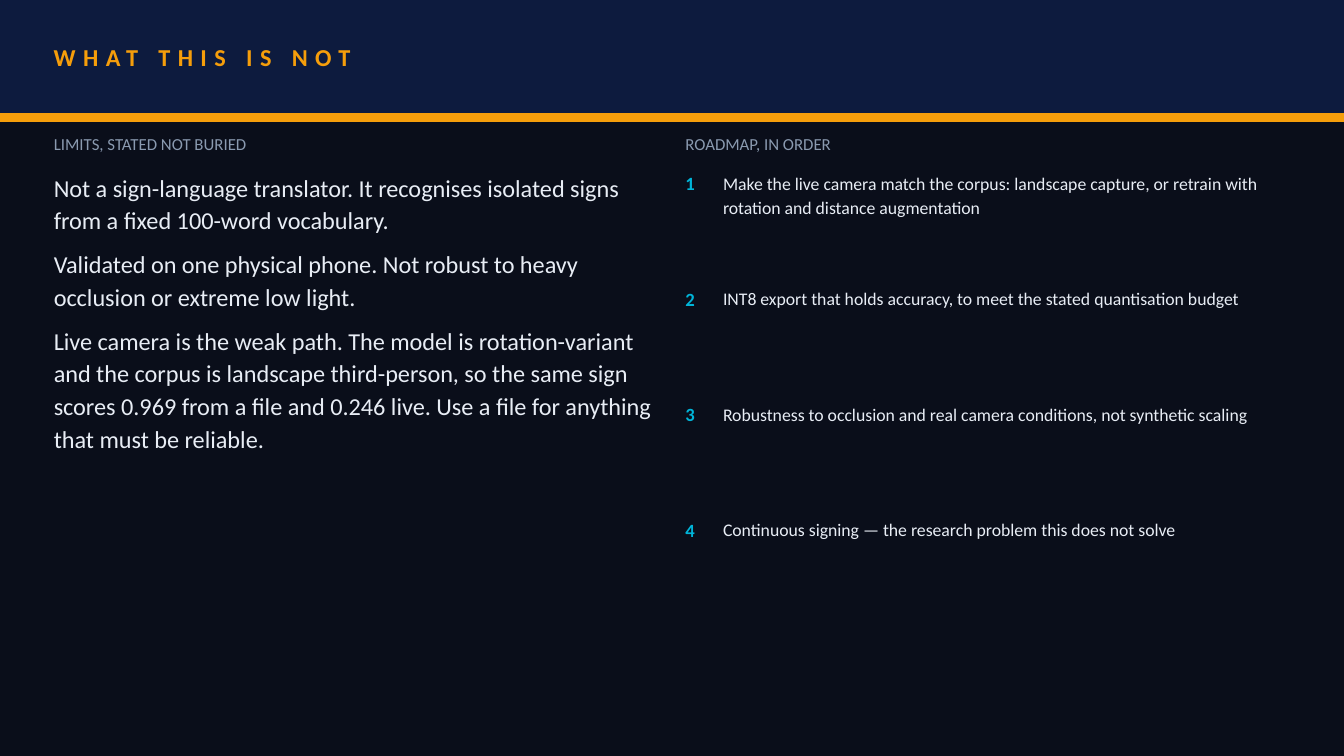
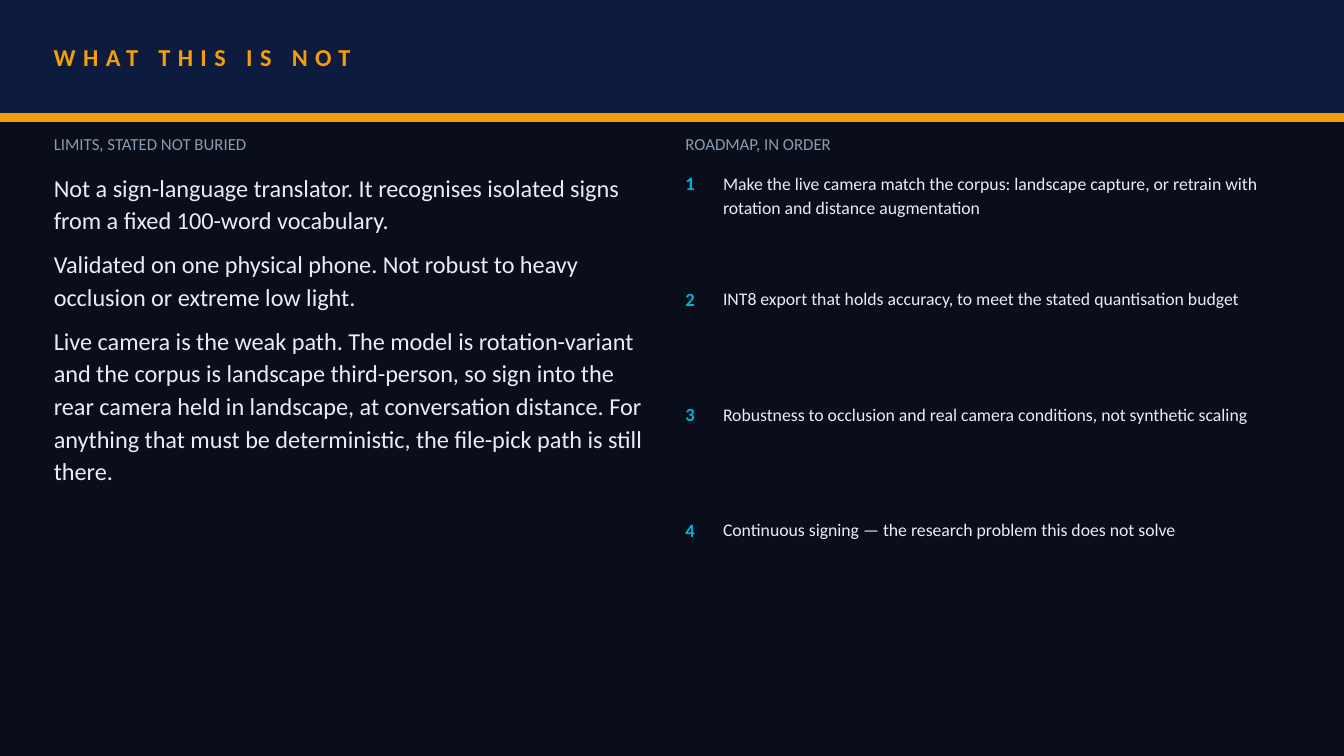
Before and after one commit to dev25bansal-ops/EchoGesture, a slide deck: slide 8 of submission/presentation/VIT_Chennai_Sky_Grazers.pptx. Drawn at 1344x756 pixels with LibreOffice and Linux fonts; fonts in the diff are those of the drawing. Boxes give left, top, right and bottom in pixels: in the first picture for what was removed or moved away, otherwise in the second. Text is boxed around its words. In the diff, an @@ line names an element or a change of style, - is before the commit and + after.

```diff
--- a/submission/presentation/VIT_Chennai_Sky_Grazers.pptx
+++ b/submission/presentation/VIT_Chennai_Sky_Grazers.pptx
@@ text at <box>54,333,642,480</box>: text changed @@
-Live camera is the weak path. The model is rotation-variant and the corpus is landscape third-person, so the same sign scores 0.969 from a file and 0.246 live. Use a file for anything that must be reliable.
+Live camera is the weak path. The model is rotation-variant and the corpus is landscape third-person, so sign into the rear camera held in landscape, at conversation distance. For anything that must be deterministic, the file-pick path is still there.
```
Also in this commit, not shown: 2 other slides changed, 4 other files.
